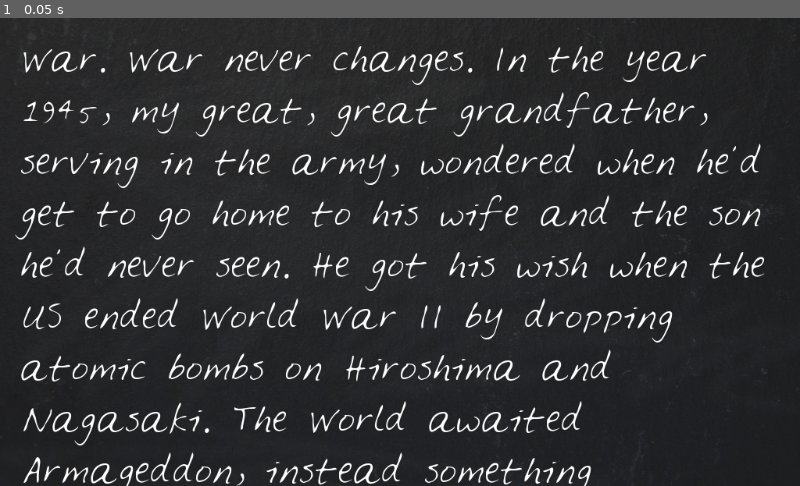
Above: before the commit, frame 1.
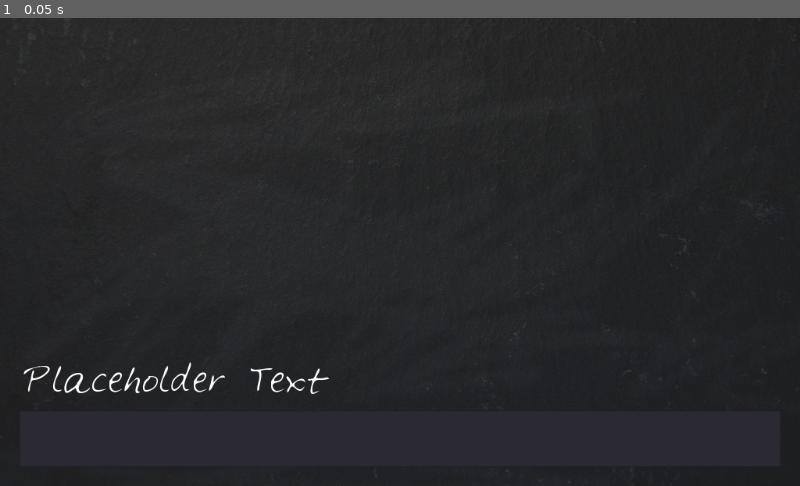
Above: after the commit, the same moment.

Repository: Bookfan97/Godot_LoonyLips
Game: Godot game, scene res://LoonyLips.tscn
The game is run twice, just before and just after one commit, with the same random seed, the same clock (stepped at 60 frames per second) and the same inputs.
Inputs:
- Up to frame 1 (0.05 s): no input

The runs differ from the first frame. In frame 1, 9.2% of the frame differs, in the area x 1-96%, y 5-100%.

Commit message:
Getting Text from Player

Diff:
--- a/LoonyLips.gd
+++ b/LoonyLips.gd
@@ -3,7 +3,16 @@
 
 func _ready():
 	var words = ["War", "War", "war", "war"];
-	var phrase = "%s. %s never changes. In the year 19 …(912 unchanged characters)…
-	print(phrase % words);
+	var fallout = "%s. %s never changes. In the year 19 …(912 unchanged characters)…
+	#print(fallout % words);
 
-	get_node("DisplayText").text = phrase % words;
+	#$VBoxContainer/DisplayText.text = fallout % words;
+
+
+func _on_PlayerText_text_entered(new_text):
+	update_DisplayText(new_text)
+
+func update_DisplayText(new_text):
+	$VBoxContainer/DisplayText.text = new_text;
+	$VBoxContainer/PlayerText.clear();
+	pass
--- a/LoonyLips.tscn
+++ b/LoonyLips.tscn
@@ -1,10 +1,14 @@
-[gd_scene load_steps=5 format=2]
+[gd_scene load_steps=6 format=2]
 
 [ext_resource path="res://LoonyLips.gd" type="Script" id=1]
 [ext_resource path="res://gfx/blackboard.jpg" type="Texture" id=2]
 [ext_resource path="res://Feltpen.ttf" type="DynamicFontData" id=3]
 
 [sub_resource type="DynamicFont" id=1]
+size = 40
+font_data = ExtResource( 3 )
+
+[sub_resource type="DynamicFont" id=2]
 size = 40
 font_data = ExtResource( 3 )
 
@@ -21,17 +25,39 @@
 anchor_bottom = 1.0
 texture = ExtResource( 2 )
 expand = true
+__meta__ = {
+"_edit_use_anchors_": false
+}
 
-[node name="DisplayText" type="Label" parent="."]
+[node name="VBoxContainer" type="VBoxContainer" parent="."]
 anchor_right = 1.0
 anchor_bottom = 1.0
 margin_left = 24.0
 margin_top = 24.0
 margin_right = -24.0
 margin_bottom = -24.0
+alignment = 2
+__meta__ = {
+"_edit_use_anchors_": false
+}
+
+[node name="DisplayText" type="Label" parent="VBoxContainer"]
+margin_top = 400.0
+margin_right = 976.0
+margin_bottom = 463.0
 custom_fonts/font = SubResource( 1 )
 text = "Placeholder Text"
 autowrap = true
 __meta__ = {
 "_edit_use_anchors_": false
 }
+
+[node name="PlayerText" type="LineEdit" parent="VBoxContainer"]
+margin_top = 479.0
+margin_right = 976.0
+margin_bottom = 552.0
+custom_fonts/font = SubResource( 2 )
+__meta__ = {
+"_edit_use_anchors_": false
+}
+[connection signal="text_entered" from="VBoxContainer/PlayerText" to="." method="_on_PlayerText_text_entered"]
